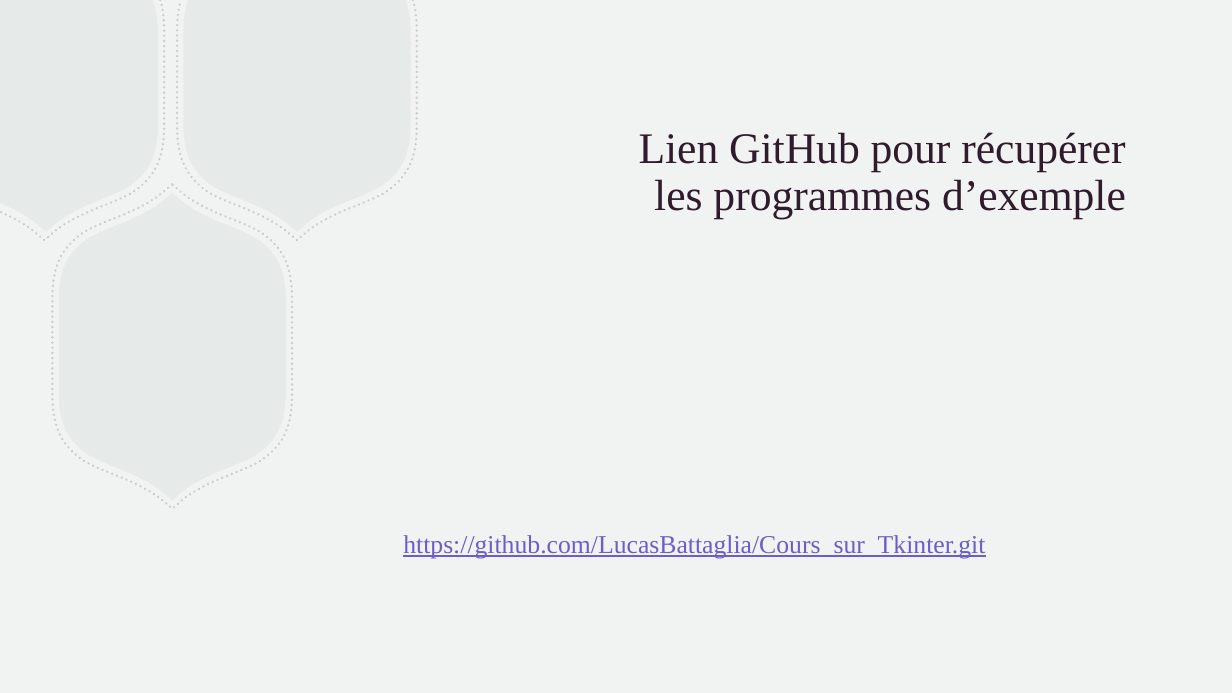
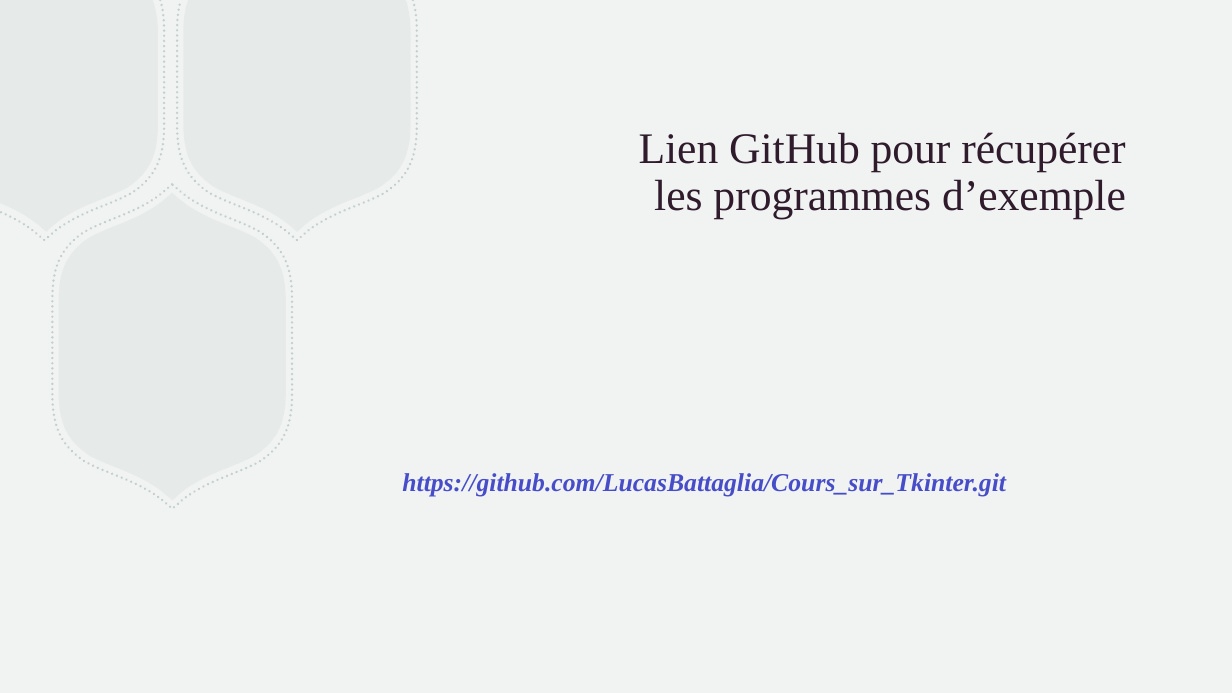
Before and after one commit to LucasBattaglia/Cours_sur_Tkinter, a slide deck: slide 15 of Cours_sur_Tkinter.pptx. Drawn at 1232x693 pixels with LibreOffice and Linux fonts; fonts in the diff are those of the drawing. Boxes give left, top, right and bottom in pixels: in the first picture for what was removed or moved away, otherwise in the second. Text is boxed around its words. In the diff, an @@ line names an element or a change of style, - is before the commit and + after.

```diff
--- a/Cours_sur_Tkinter.pptx
+++ b/Cours_sur_Tkinter.pptx
@@ text "https://github.com/LucasBattaglia/Cours_sur_Tkinter.git" moved from (x1=403, y1=535, x2=985, y2=558) to (x1=402, y1=473, x2=1006, y2=497) @@
@@ text "https://github.com/LucasBattaglia/Cours_sur_Tkinter.git" at (x1=402, y1=473, x2=1006, y2=497): text colour #6A5EC9 to #474DC9, bold on, italic on, underline off @@
```
Also in this commit, not shown: 8 other files.
